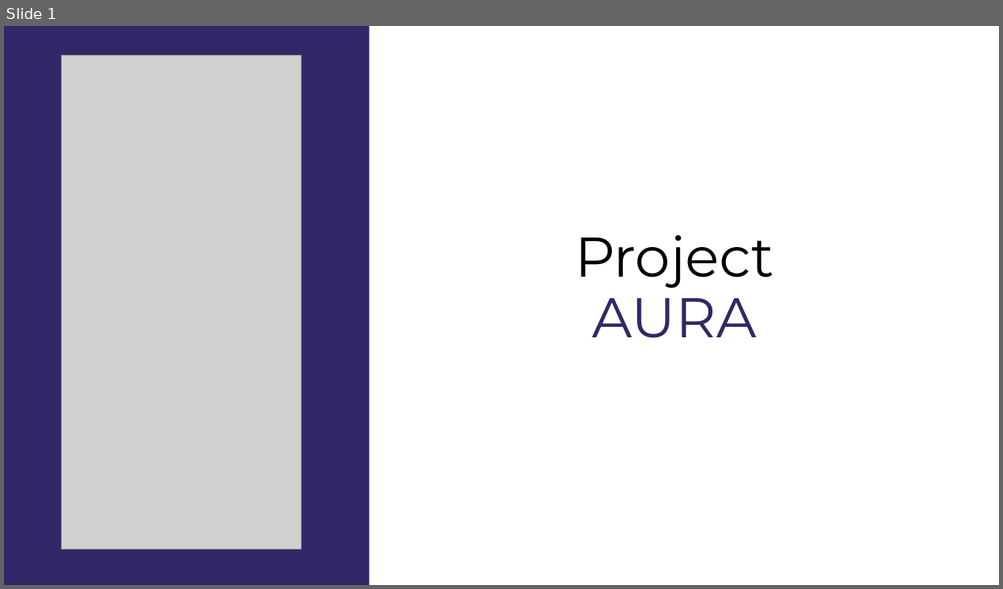
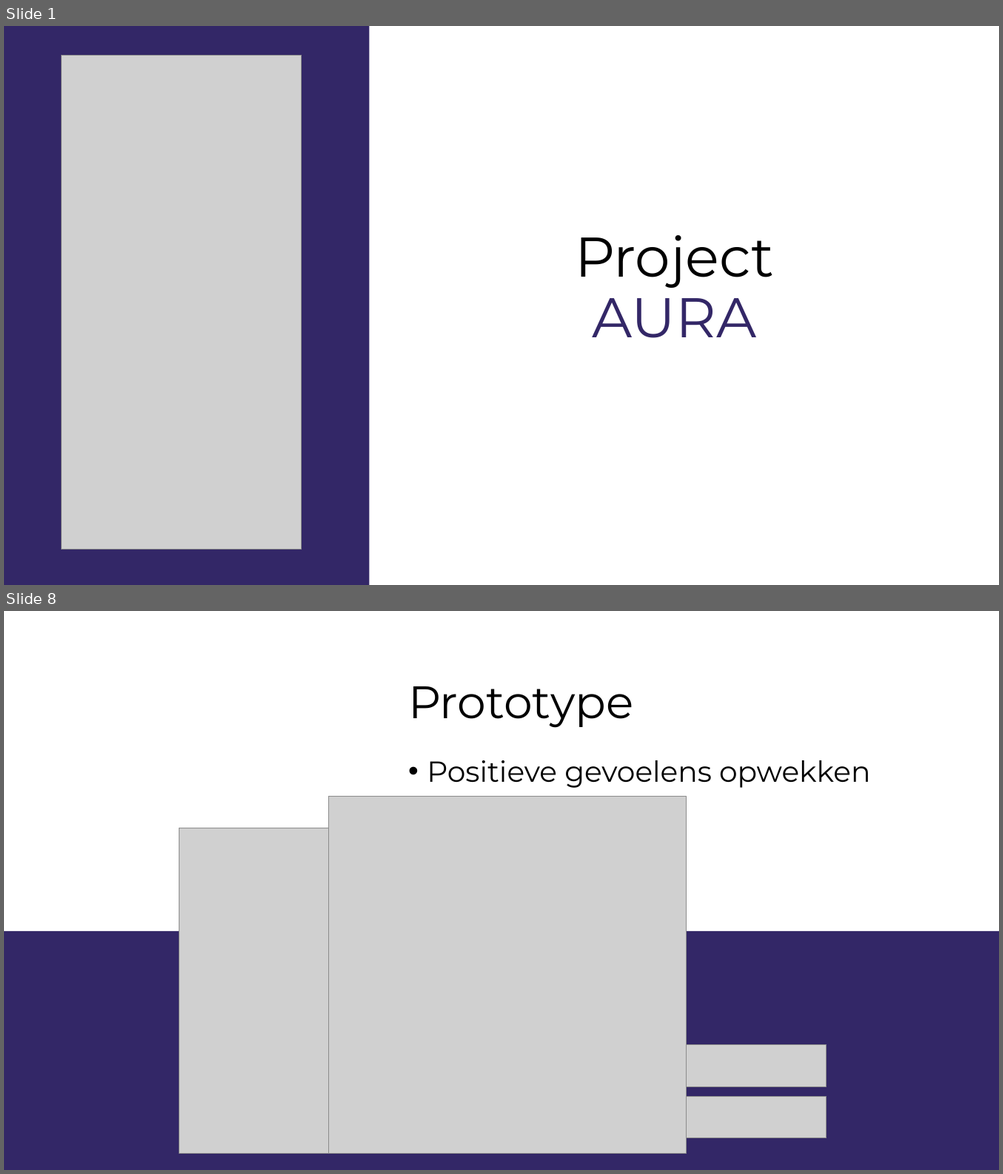
Before and after one commit to gdmgent-1819-mobdev2/positive-design-project-aura, a slide deck: research/AURA.pptx. Shown one above the other, each under a label of ours: slide 1 before the commit, slides 1 and 8 after it; the slides between them are not shown. The pictures are 1003x589 and 1003x1174 pixels, drawn with LibreOffice and Linux fonts; fonts in the diff are those of the drawing; grey boxes stand for pictures. Boxes give left, top, right and bottom in pixels: in the first picture for what was removed or moved away, otherwise in the second. Text is boxed around its words. In the diff, an @@ line names an element or a change of style, - is before the commit and + after.

```diff
--- a/research/AURA.pptx
+++ b/research/AURA.pptx
@@ slide 8 added at (4,611,999,1170), background #FFFFFF @@
@@ title added at (408,686,634,728), 44 pt, text #000000 @@
+Prototype
@@ text added at (427,760,870,788), 28 pt, text #000000 @@
+• Positieve gevoelens opwekken
@@ picture added at (329,797,686,1154) @@
@@ picture added at (179,828,346,1153) @@
@@ rectangle added at (4,931,999,1170), fill #332767 @@
@@ picture added at (686,1045,826,1087) @@
@@ picture added at (686,1096,826,1139) @@
```
Also in this commit, not shown: 2 slides changed, 5 other slides added, 2 slides removed, 5 other files.
